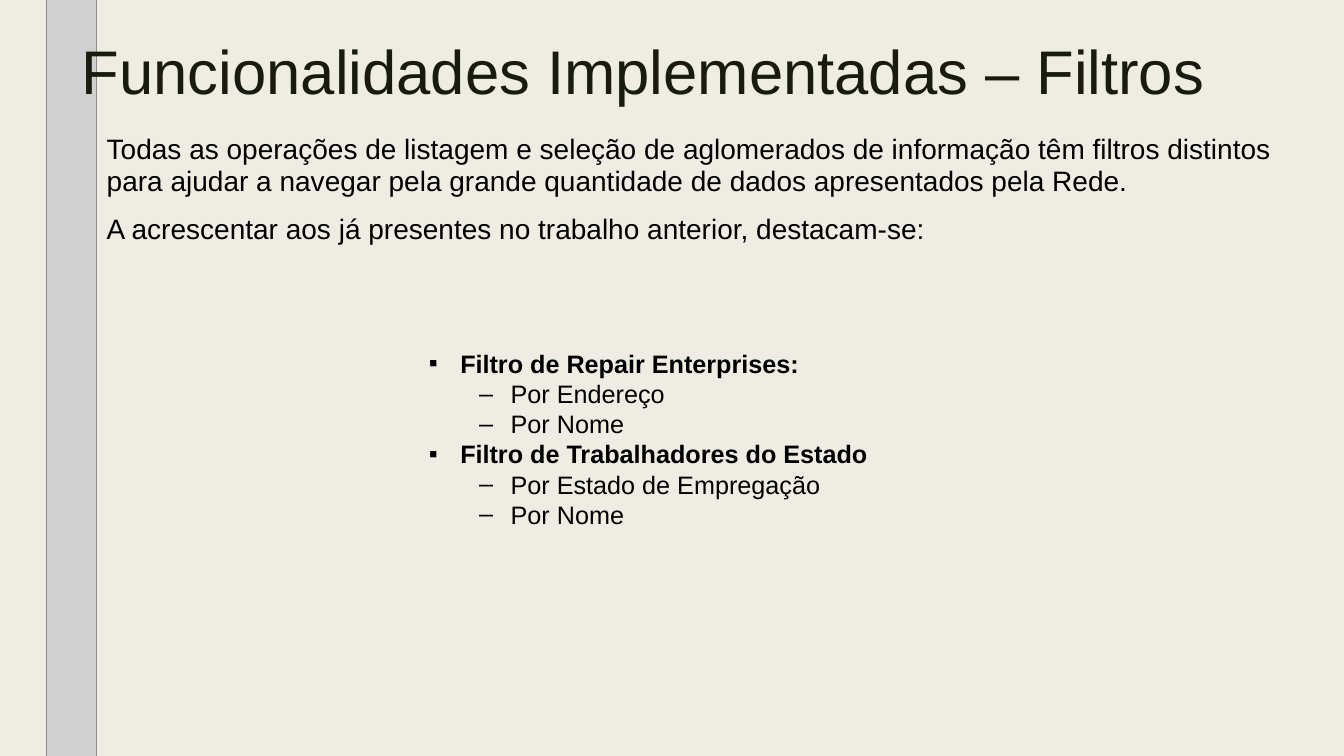
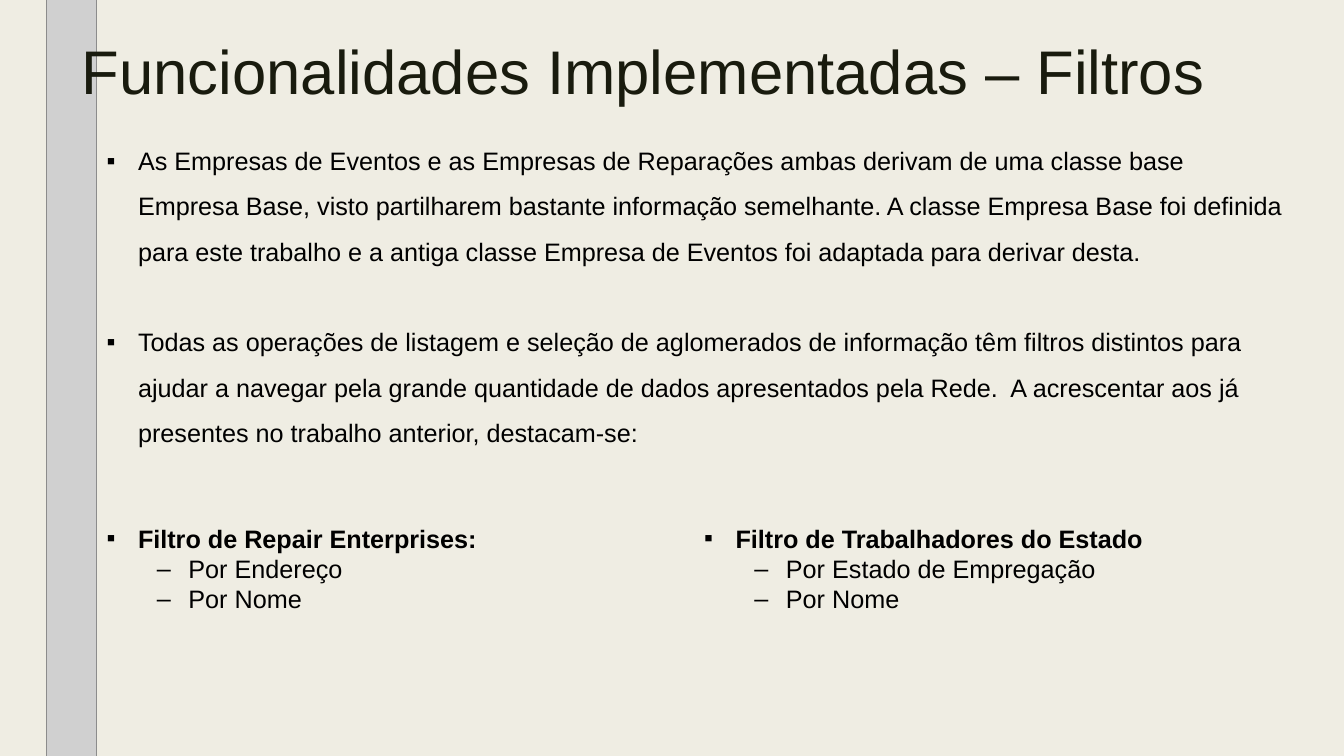
Before and after one commit to tiagodusilva/FEUP-AEDA-Proj1, a slide deck: slide 6 of AEDA_-_Cartao_Museus_de_Portugal_parte_2.pptx. Drawn at 1344x756 pixels with LibreOffice and Linux fonts; fonts in the diff are those of the drawing; grey boxes stand for pictures. Boxes give left, top, right and bottom in pixels: in the first picture for what was removed or moved away, otherwise in the second. Text is boxed around its words. In the diff, an @@ line names an element or a change of style, - is before the commit and + after.

Commit message:
Fixed power point formatting, typos and some rephrasing

```diff
--- a/AEDA_-_Cartao_Museus_de_Portugal_parte_2.pptx
+++ b/AEDA_-_Cartao_Museus_de_Portugal_parte_2.pptx
@@ text removed at (107, 138, 1270, 244) @@
-Todas as operações de listagem e seleção de aglomerados de informação têm filtros distintos para ajudar a navegar pela grande quantidade de dados apresentados pela Rede.
-A acrescentar aos já presentes no trabalho anterior, destacam-se:
@@ text added at (138, 151, 1281, 448), 18 pt, text #000000 @@
+▪ As Empresas de Eventos e as Empresas de Reparações ambas derivam de uma classe base Empresa Base, visto partilharem bastante informação semelhante. A classe Empresa Base foi definida para este trabalho e a antiga classe Empresa de Eventos foi adaptada para derivar desta.
+▪ Todas as operações de listagem e seleção de aglomerados de informação têm filtros distintos para ajudar a navegar pela grande quantidade de dados apresentados pela Rede. A acrescentar aos já presentes no trabalho anterior, destacam-se:
@@ text at (460, 354, 799, 434): paragraphs removed @@
-▪ Filtro de Repair Enterprises:
-  – Por Endereço
-  – Por Nome
@@ text added at (138, 529, 477, 609), 18 pt, text #000000, bold @@
+▪ Filtro de Repair Enterprises:
+  – Por Endereço
+  – Por Nome
@@ text "Filtro de Trabalhadores do Estado": place and size @@
-text "Filtro de Trabalhadores do Estado" at (460, 354, 867, 525)
+text "Filtro de Trabalhadores do Estado" at (736, 529, 1143, 609)
```
Also in this commit, not shown: 6 other slides changed.
